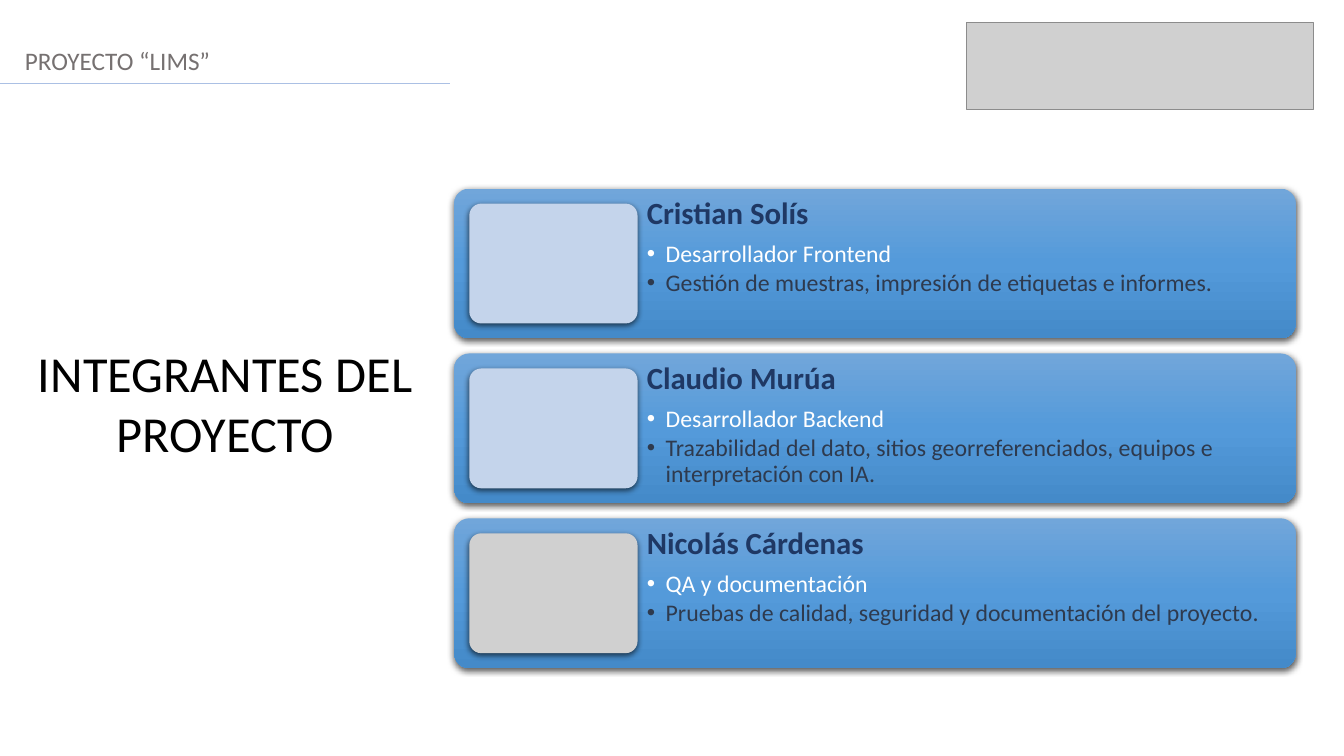
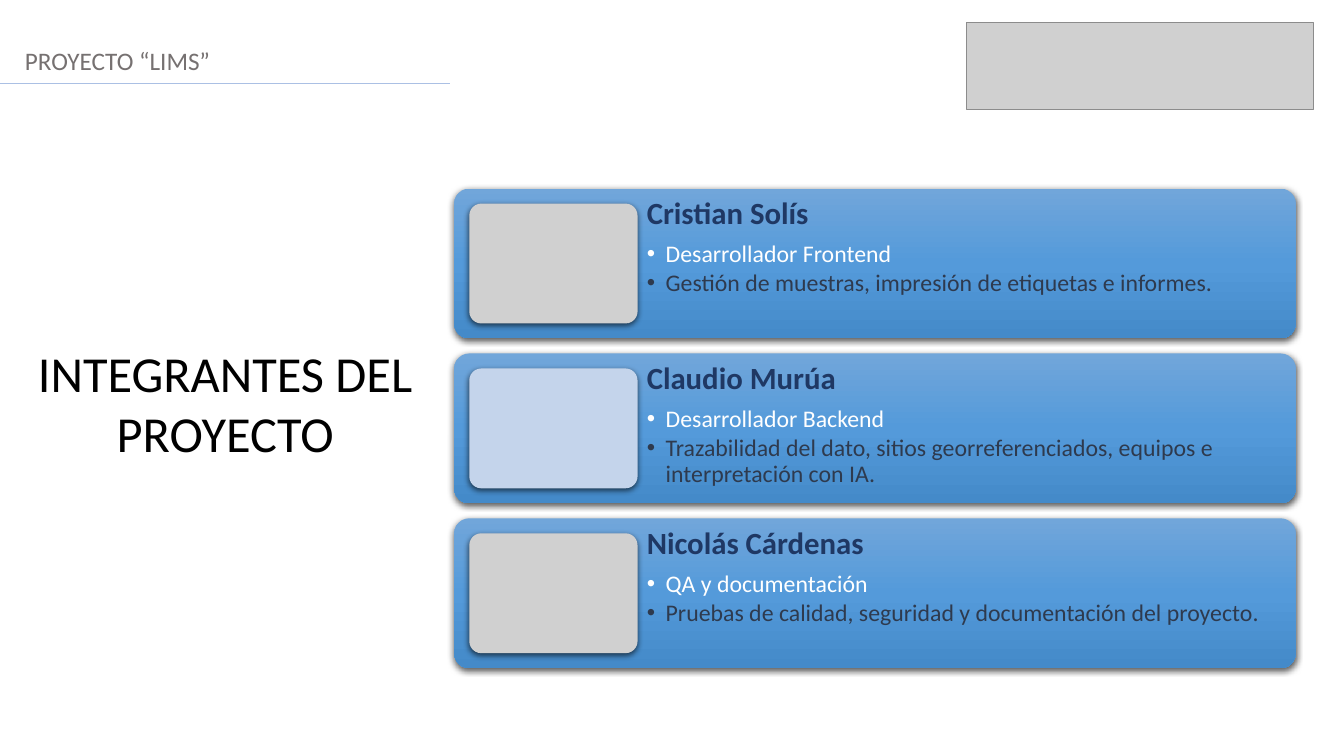
Before and after one commit to NicolasCardenas1/ConectaGo, a slide deck: slide 2 of Fase 3/Evidencias grupales/Presentacion Final del proyecto (Español).pptx. Drawn at 1344x756 pixels with LibreOffice and Linux fonts; fonts in the diff are those of the drawing; grey boxes stand for pictures. Boxes give left, top, right and bottom in pixels: in the first picture for what was removed or moved away, otherwise in the second. Text is boxed around its words. In the diff, an @@ line names an element or a change of style, - is before the commit and + after.

Commit message:
Actualización foto Cristian PPT
Actualización foto Cristian PPT

```diff
--- a/Fase 3/Evidencias grupales/Presentacion Final del proyecto (Español).pptx
+++ b/Fase 3/Evidencias grupales/Presentacion Final del proyecto (Español).pptx
@@ rounded rectangle removed at bbox=[470, 204, 638, 324] @@
@@ picture added at bbox=[470, 204, 638, 324] @@
```
